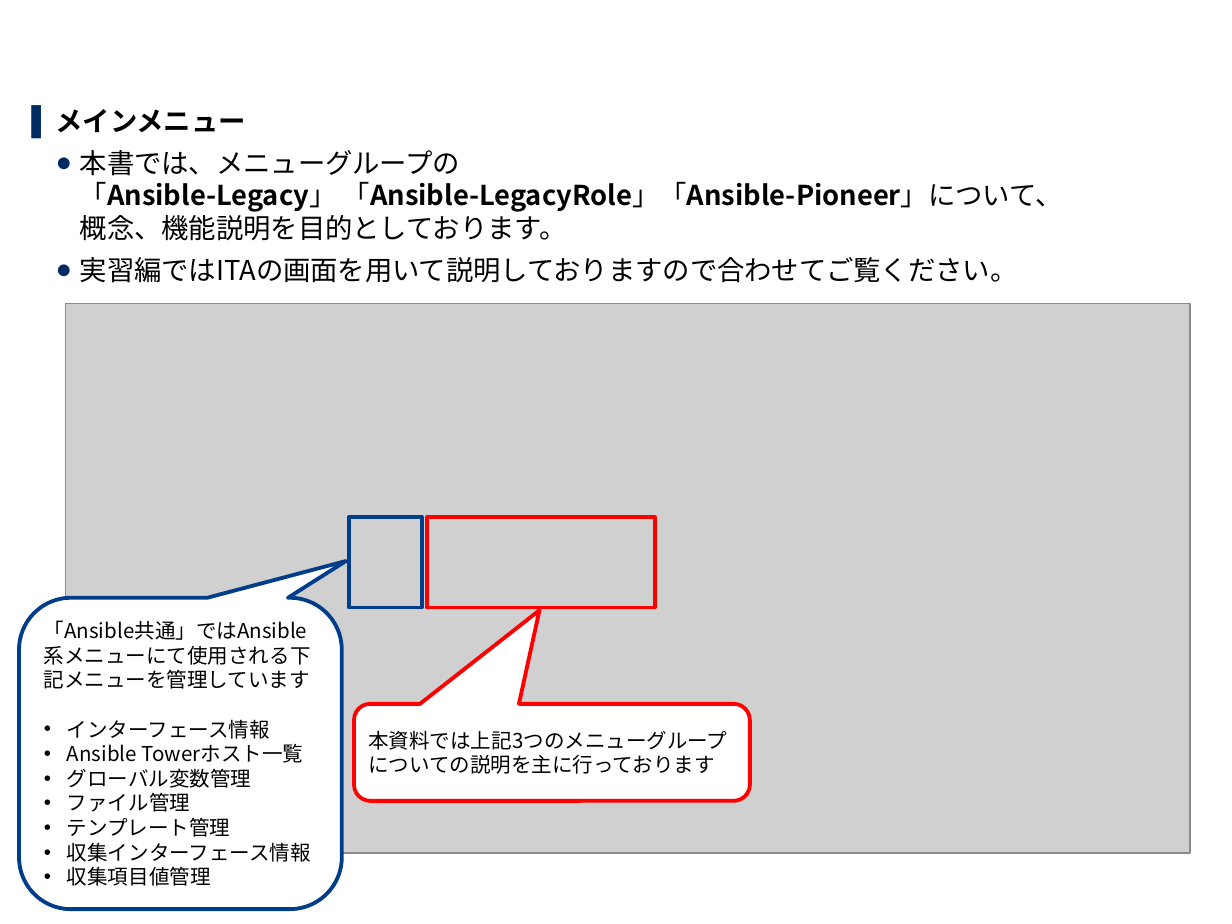
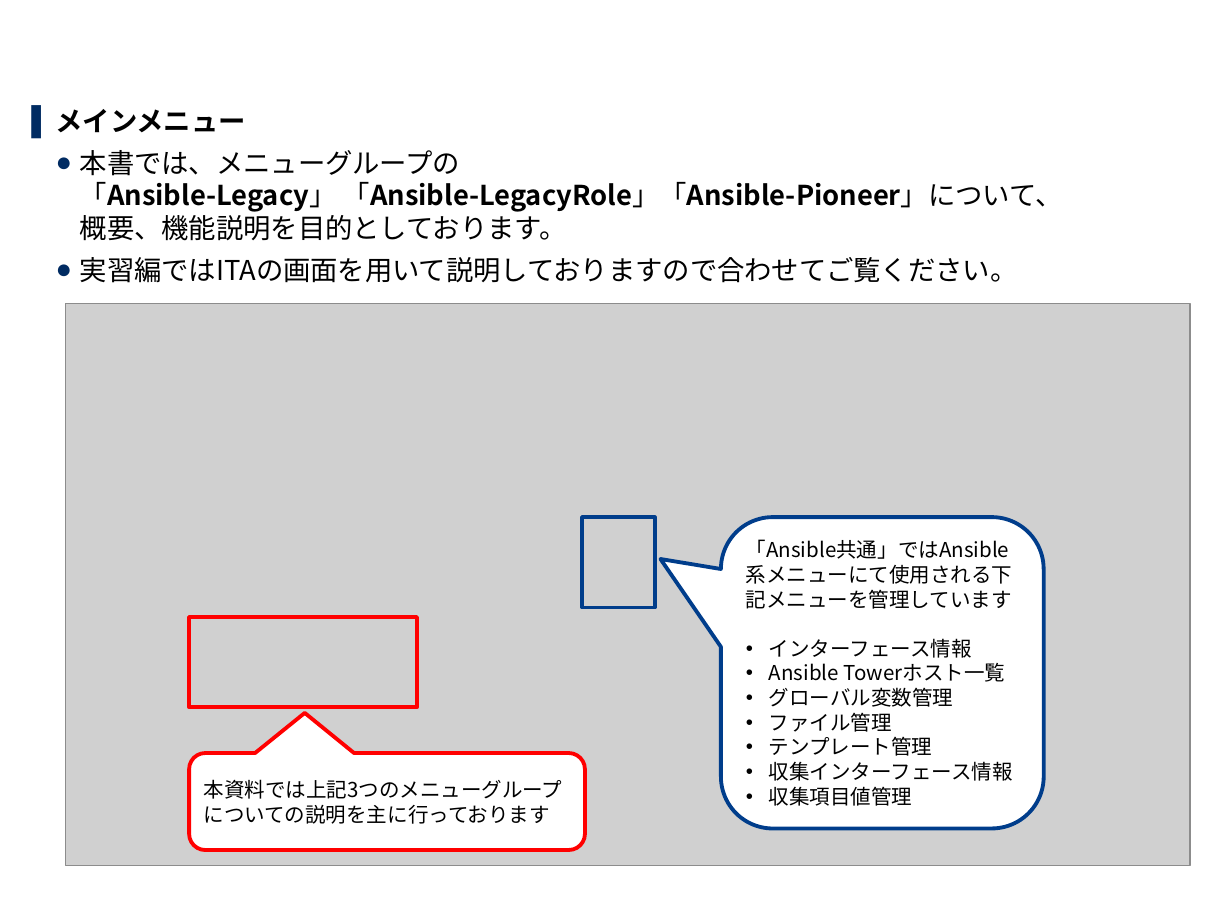
Before and after one commit to exastro-suite/it-automation-docs, a slide deck: slide 3 of asset/Learn_ja/ITA-Ansible-Driver_ja.pptx. Drawn at 1232x924 pixels with LibreOffice and Linux fonts; fonts in the diff are those of the drawing; grey boxes stand for pictures; background and template pictures are left out. Boxes give left, top, right and bottom in pixels: in the first picture for what was removed or moved away, otherwise in the second. Text is boxed around its words. In the diff, an @@ line names an element or a change of style, - is before the commit and + after.

```diff
--- a/asset/Learn_ja/ITA-Ansible-Driver_ja.pptx
+++ b/asset/Learn_ja/ITA-Ansible-Driver_ja.pptx
@@ text at box(80, 150, 1063, 241): text changed @@
-  ● 本書では、メニューグループの
-    「Ansible-Legacy」 「Ansible-LegacyRole」「Ansible-Pioneer」について、
-    概念、機能説明を目的としております。
+  ● 本書では、メニューグループの
+    「Ansible-Legacy」 「Ansible-LegacyRole」「Ansible-Pioneer」について、
+    概要、機能説明を目的としております。
@@ picture: place and size @@
-picture at box(65, 303, 1190, 853)
+picture at box(65, 303, 1190, 865)
@@ rectangle: place and size @@
-rectangle at box(349, 517, 421, 607)
+rectangle at box(582, 517, 654, 607)
@@ rounded speech box "「Ansible共通」ではAnsible系メニューにて使用される下記メニューを管理しています" at box(721, 517, 1044, 829): proportions changed @@
@@ rounded speech box "「Ansible共通」ではAnsible系メニューにて使用される下記メニューを管理しています": place and size @@
-rounded speech box "「Ansible共通」ではAnsible系メニューにて使用される下記メニューを管理しています" at box(18, 598, 341, 909)
+rounded speech box "「Ansible共通」ではAnsible系メニューにて使用される下記メニューを管理しています" at box(721, 517, 1044, 829)
@@ rectangle: place and size @@
-rectangle at box(426, 517, 654, 607)
+rectangle at box(188, 617, 416, 707)
@@ rounded speech box "本資料では上記3つのメニューグループ についての説明を主に行っております": place and size @@
-rounded speech box "本資料では上記3つのメニューグループ についての説明を主に行っております" at box(354, 703, 749, 801)
+rounded speech box "本資料では上記3つのメニューグループ についての説明を主に行っております" at box(188, 753, 584, 850)
@@ rounded speech box "本資料では上記3つのメニューグループ についての説明を主に行っております" at box(188, 753, 584, 850): proportions changed @@
```
Also in this commit, not shown: 7 other slides changed, 1 other file.
